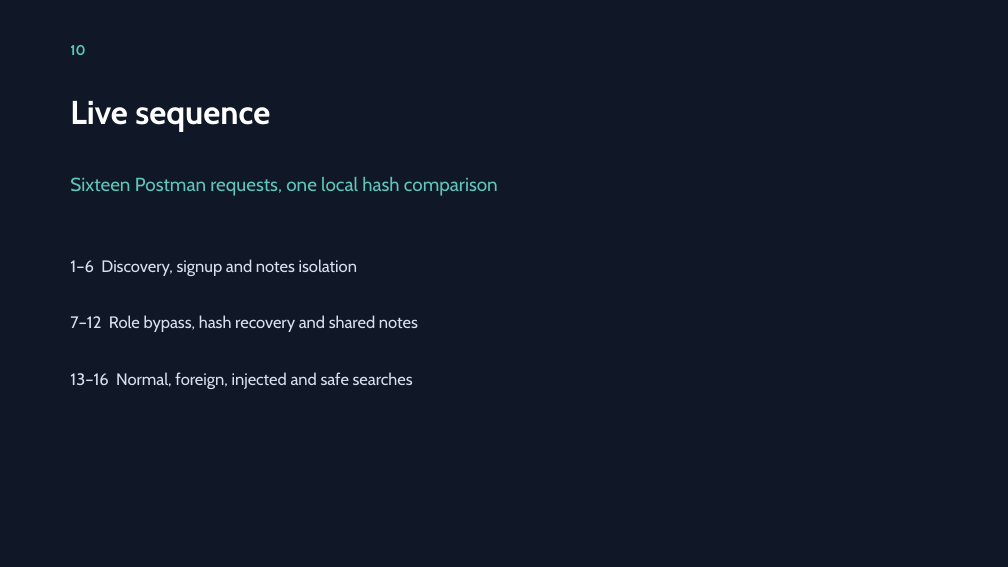
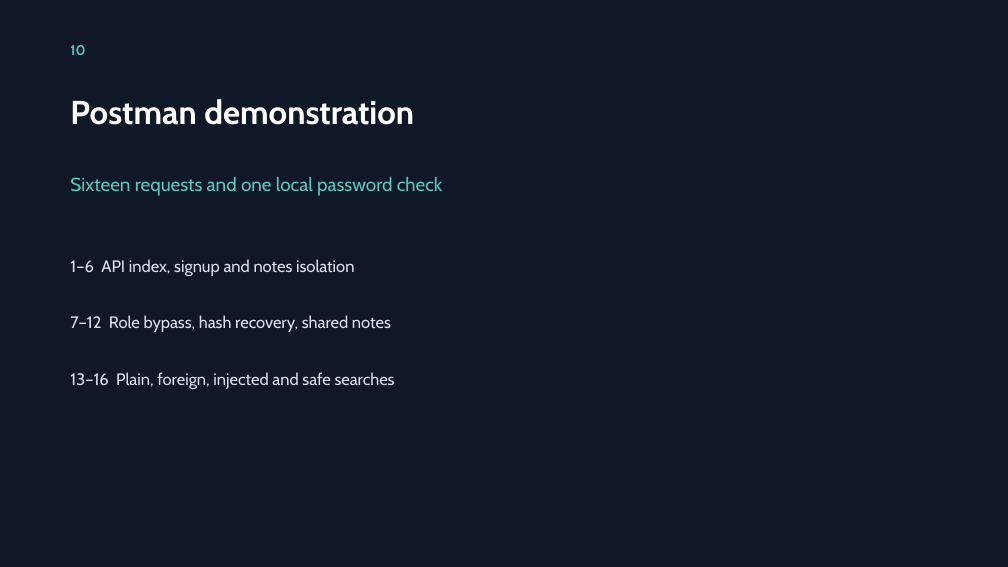
Before and after one commit to andrey94308/spring-came-to-the-party, a slide deck: slide 10 of presentation/OrgArchive-postman-chain.pptx. Drawn at 1008x567 pixels with LibreOffice and Linux fonts; fonts in the diff are those of the drawing. Boxes give left, top, right and bottom in pixels: in the first picture for what was removed or moved away, otherwise in the second. Text is boxed around its words. In the diff, an @@ line names an element or a change of style, - is before the commit and + after.

Commit message:
feat: Обновить презентационные материалы и заметки спикера с новыми CVE и демонстрацией в Postman

```diff
--- a/presentation/OrgArchive-postman-chain.pptx
+++ b/presentation/OrgArchive-postman-chain.pptx
@@ text at [70, 99, 414, 125]: text changed @@
-Live sequence
+Postman demonstration
@@ text at [70, 177, 443, 196]: text changed @@
-Sixteen Postman requests, one local hash comparison
+Sixteen requests and one local password check
@@ text at [70, 259, 354, 276]: text changed @@
-1–6 Discovery, signup and notes isolation
+1–6 API index, signup and notes isolation
@@ text at [70, 315, 391, 332]: text changed @@
-7–12 Role bypass, hash recovery and shared notes
+7–12 Role bypass, hash recovery, shared notes
@@ text at [70, 372, 395, 389]: text changed @@
-13–16 Normal, foreign, injected and safe searches
+13–16 Plain, foreign, injected and safe searches
```
Also in this commit, not shown: 9 other slides changed, 2 other files.
